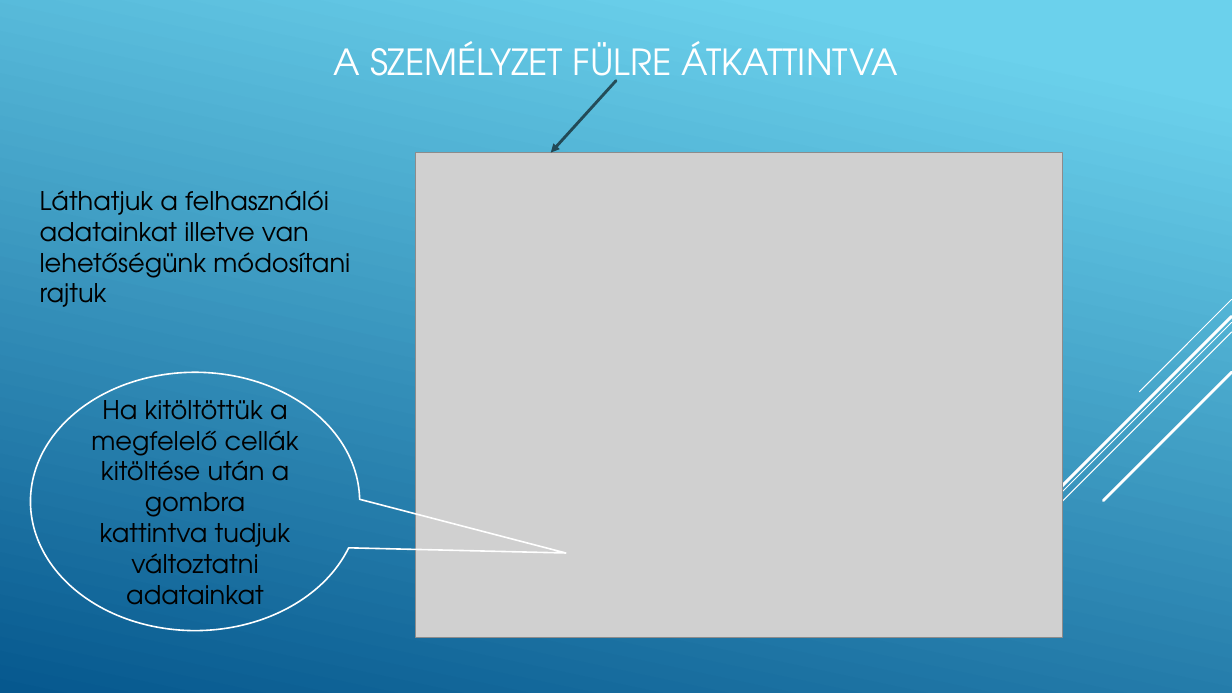
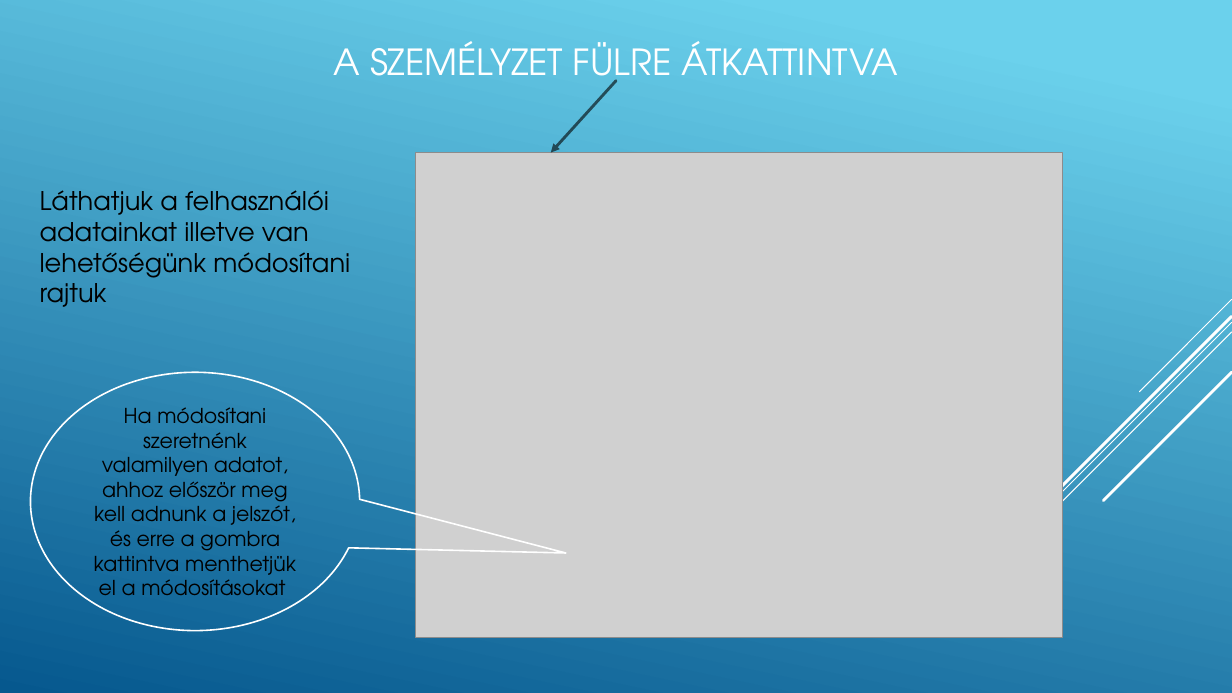
Before and after one commit to mariferi/Pontus, a slide deck: slide 6 of Végső_Szoftverfejlesztes_mernokoknek_projekt_elorehaladas_prezentacio.pptx. Drawn at 1232x693 pixels with LibreOffice and Linux fonts; fonts in the diff are those of the drawing; grey boxes stand for pictures. Boxes give left, top, right and bottom in pixels: in the first picture for what was removed or moved away, otherwise in the second. Text is boxed around its words. In the diff, an @@ line names an element or a change of style, - is before the commit and + after.

```diff
--- a/Végső_Szoftverfejlesztes_mernokoknek_projekt_elorehaladas_prezentacio.pptx
+++ b/Végső_Szoftverfejlesztes_mernokoknek_projekt_elorehaladas_prezentacio.pptx
@@ text in speech bubble at (94, 407, 296, 595): text changed; size 20 to 16 pt @@
-Ha kitöltöttük a megfelelő cellák kitöltése után a gombra kattintva tudjuk változtatni adatainkat
+Ha módosítani szeretnénk valamilyen adatot, ahhoz először meg kell adnunk a jelszót, és erre a gombra kattintva menthetjük el a módosításokat
```
Also in this commit, not shown: 1 other slide changed.
